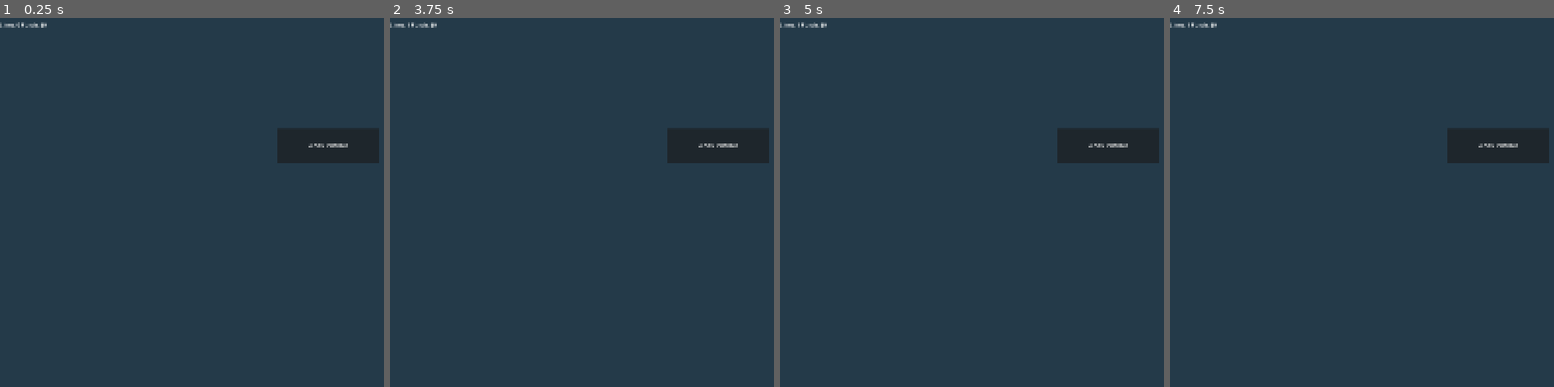
Above: before the commit, frames 1-4 (left to right).
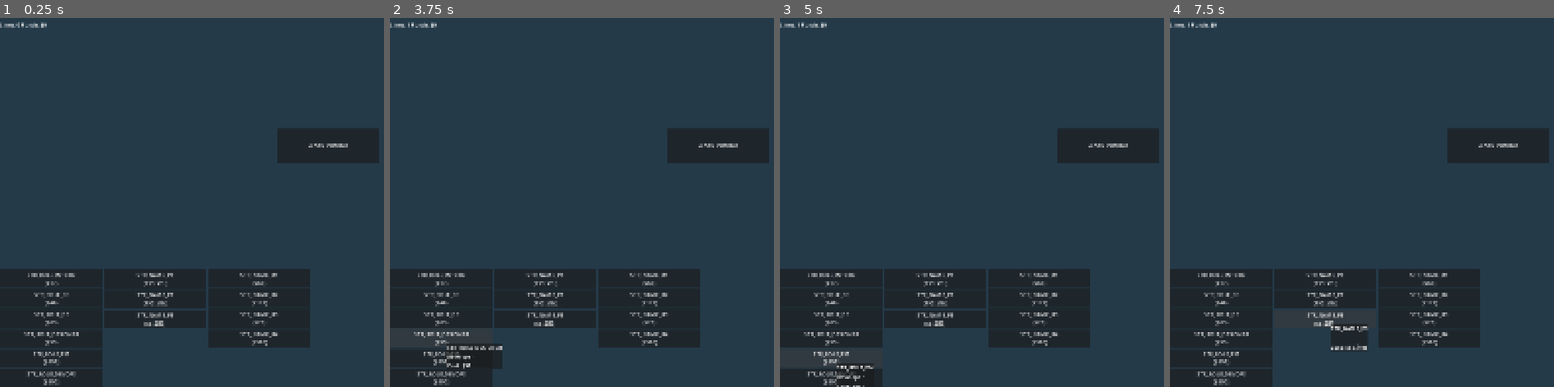
Above: after the commit, the same moments.

Repository: oterma39/devstim
Game: Godot game, scene res://tscn/main/Main.tscn
The game is run twice, just before and just after one commit, with the same random seed, the same clock (stepped at 60 frames per second) and the same inputs.
Inputs (mouse positions are in pixels of both pictures, inside the frame that each line leads up to):
- Up to frame 1 (0.25 s): no input
- Up to frame 2 (3.75 s): click "WORK CODING" at 0.5 s; click (439, 279) at 1.25 s, where only the run after the commit has a clickable "STR_ROLE_INTERN ($17)"; click (439, 298) at 2 s, where only the run after the commit has a clickable "STR_ROLE_FE ($46)"; click (439, 316) at 2.75 s, where only the run after the commit has a clickable "STR_ROLE_BE ($63)"; click (439, 339) at 3.5 s, where only the run after the commit has a clickable "STR_ROLE_DESIGNER ($93)"
- Up to frame 3 (5 s): click (829, 357) at 4.25 s, where only the run after the commit has a clickable "STR_ROLE_PM ($893)"
- Up to frame 4 (7.5 s): click (1219, 379) at 5 s, where only the run after the commit has a clickable "STR_ROLE_DEVOPS ($590)"; click (1323, 279) at 5.75 s, where only the run after the commit has a clickable "STR_NAME_P1 (133 코드)"; click (1323, 298) at 6.5 s, where only the run after the commit has a clickable "STR_NAME_P2 (392 코드)"; click (1323, 320) at 7.25 s, where only the run after the commit has a clickable "STR_NAME_P3 (55 코드)"

The runs differ from the first frame. In frame 1, 16% of the frame differs, in the area x 0-81%, y 68-100%; in frame 2, 16%; in frame 3, 15%; in frame 4, 16%.

Commit message:
버그수정중

Diff:
--- a/client/data/GameData - Items.csv
+++ b/client/data/GameData - Items.csv
@@ -1,5 +1,6 @@
 Category,Item_ID,Name_Key,Desc_Key,Korean (ko),English (en),Japanese (ja),Base_Cost,Growth_Rate (r),Effect_Value,Icon_Path
 Staff,신입_엔지니어,STR_ROLE_INTERN,STR_DESC_INTERN,인턴 (엔지니어),Intern,インターン,15,0.14,0.5 IPS,res://icons/s_intern.png
+Staff,숙련_프론트엔드,STR_ROLE_FE,STR_DESC_FE,프론트엔드,Front-end,フロントエンド,40,0.15,1.5 IPS,res://icons/s_frontend.png
 Staff,숙련_백엔드,STR_ROLE_BE,STR_DESC_BE,백엔드,Back-end,バックエンド,55,0.15,2.0 IPS,res://icons/s_backend.png
 Staff,베테랑_디자이너,STR_ROLE_DESIGNER,STR_DESC_DESIGNER,UI/UX 디자인,UI/UX Design,UI/UXデザイン,80,0.16,3.2 IPS,res://icons/s_designer.png
 Staff,미들급_기획자,STR_ROLE_PM,STR_DESC_PM,프로덕트 매니저,PM,PM,750,0.19,26.0 IPS,res://icons/s_pm.png
--- a/client/project.godot
+++ b/client/project.godot
@@ -22,6 +22,7 @@
 
 GameState="*uid://v7u0x2yo0wdv"
 Events="*uid://dods2pu4fposi"
+EconomyManager="*uid://cr1o4l1shju0k"
 
 [display]
 
--- a/client/src/core/BaseItem.gd
+++ b/client/src/core/BaseItem.gd
@@ -5,11 +5,12 @@
 	LINES,       # 코드 줄 소모
 	BOTH         # 둘 다 소모
 }
+@export var id: String = ""
 @export var description: String # 이 부분이 빠져 있으면 에러가 발생합니다.
 @export var item_name: String
 @export var base_cost: float # 기본 가격 (또는 기본 수치)
 @export var purchase_type: PurchaseType = PurchaseType.FUNDS # 구입 타입 기본값 지정
-
+@export var level: int = 1
 
 # 아이템의 구매 가능 여부를 체크하는 공통 함수
 func can_afford() -> bool:
--- a/client/src/core/EconomyManager.gd
+++ b/client/src/core/EconomyManager.gd
@@ -39,14 +39,14 @@
 		var base_cost = float(line[7]) if line.size() > 7 and line[7].is_valid_float() else 0.0
 
 		var item_data = {
-			"category": category,
-			"item_id": item_id,
-			"name_key": name_key,
-			"desc_key": desc_key,
-			"base_cost": base_cost,
-			"growth_rate": float(line[8]) if line.size() > 8 else 0.1,
-			"effect_value": line[9] if line.size() > 9 else "",
-			"icon_path": line[10] if line.size() > 10 else ""
+			"Category": category,
+			"Item_id": item_id,
+			"Name_key": name_key,
+			"Desc_key": desc_key,
+			"Base_cost": base_cost,
+			"Growth_rate": float(line[8]) if line.size() > 8 else 0.1,
+			"Effect_value": line[9] if line.size() > 9 else "",
+			"Icon_path": line[10] if line.size() > 10 else ""
 		}
 
 		# 2. Key(item_id)를 명확하게 지정하여 저장
@@ -56,7 +56,6 @@
 	print("  [성공] CSV 아이템 데이터 로드 완료, 최종 개수: ", count)
 	print("  [데이터] 저장된 items_db 키 목록: ", items_db.keys())
 
-	# 데이터를 다 읽은 후 신호 발생
 	emit_signal("items_loaded")
 
 # 3. 스태프 이름 데이터 로드
@@ -109,4 +108,9 @@
 		return 0.0
 
 	var item = items_db[item_id]
-	return calculate_cost(item.base_cost, item.growth_rate, current_level)
+
+	# [수정 포인트] 딕셔너리 형태의 데이터에 맞게 키("Base_cost", "Growth_rate")를 가져오도록 수정
+	var base_cost = float(item.get("Base_cost", 0.0))
+	var growth_rate = float(item.get("Growth_rate", 0.1))
+
+	return calculate_cost(base_cost, growth_rate, current_level)
--- a/client/src/core/Main.gd
+++ b/client/src/core/Main.gd
@@ -1,21 +1,20 @@
 # res://src/core/Main.gd
 extends Node
 
-# 1. 상점 버튼 씬 미리 불러오기
 const SHOP_BUTTON_SCENE = preload("res://src/ui/ShopButton.tscn")
 const TooltipScript = preload("res://src/ui/Tooltip.gd")
 
-# 2. 버튼들이 들어갈 컨테이너 연결
 @onready var staff_container = $UI/Root/ShopArea/Staffs
 @onready var upgrade_container = $UI/Root/ShopArea/Upgrade
 @onready var project_container = $UI/Root/ShopArea/Projects
 
-# 현재 상태 UI
 @onready var funds_label = $UI/Root/HUD/TopBar/FundsLabel
 @onready var lines_label = $UI/Root/HUD/TopBar/LinesLabel
 @onready var work_button = $UI/Root/WorkArea/CodingButton
 
 func _ready():
+	print("--- Main.gd의 _ready()가 실행되었습니다! ---") # 👈 이 로그가 찍히는지 확인
+
 	if not GameState.funds_changed.is_connected(_on_funds_changed):
 		GameState.funds_changed.connect(_on_funds_changed)
 
@@ -27,13 +26,16 @@
 
 	var economy_manager = get_tree().root.get_node_or_null("EconomyManager")
 	if economy_manager:
-		# 1. 데이터가 모두 준비되었을 때 1번만 _setup_shop()을 실행하도록 시그널 연결
 		if not economy_manager.is_connected("items_loaded", _setup_shop):
 			economy_manager.items_loaded.connect(_setup_shop)
 
-		# 2. 데이터 로드 시작
 		economy_manager.load_items("res://data/GameData - Items.csv")
 		economy_manager.load_staff_names("res://data/GameData - StaffNames.csv")
+
+		if economy_manager.items_db.size() > 0:
+			call_deferred("_setup_shop")
+	else:
+		print("❌ [에러] EconomyManager를 찾지 못했습니다.")
 
 	if work_button and not work_button.pressed.is_connected(_on_work_button_pressed):
 		work_button.pressed.connect(_on_work_button_pressed)
@@ -59,10 +61,6 @@
 	var upgrade_template = load("res://resources/template_upgrade.tres")
 	var project_template = load("res://resources/template_project.tres")
 
-	print("   [템플릿] 스태프: ", "존재함" if staff_template else "❌ 없음")
-	print("   [템플릿] 업그레이드: ", "존재함" if upgrade_template else "❌ 없음")
-	print("   [템플릿] 프로젝트: ", "존재함" if project_template else "❌ 없음")
-
 	_clear_container(staff_container)
 	_clear_container(upgrade_container)
 	_clear_container(project_container)
@@ -72,7 +70,9 @@
 
 	for item_id in item_keys:
 		var item_data = economy_manager.items_db[item_id]
-		var category = str(item_data.get("category", "")).strip_edges().to_lower()
+
+		# [수정 포인트] 딕셔너리 키("Category")를 명시적으로 조회하도록 수정
+		var category = str(item_data.get("Category", "")).strip_edges().to_lower()
 
 		var data_instance = null
 		var container = null
@@ -94,8 +94,8 @@
 
 		if data_instance and container:
 			data_instance.id = item_id
-			data_instance.item_name = item_data.get("name_key", "")
-			data_instance.base_cost = item_data.get("base_cost", 0.0)
+			data_instance.item_name = item_data.get("Name_key", "")
+			data_instance.base_cost = item_data.get("Base_cost", 0.0)
 
 			print("      -> [생성 시도] 아이템 ID: ", item_id)
 			var btn = SHOP_BUTTON_SCENE.instantiate()
--- a/client/src/ui/ShopButton.gd
+++ b/client/src/ui/ShopButton.gd
@@ -4,49 +4,43 @@
 
 var data: BaseItem
 
-# EconomyManager 오토로드 참조
 @onready var economy_manager = get_node("/root/EconomyManager")
 
 func setup(p_data: BaseItem):
 	data = p_data
 	pivot_offset = size / 2
 
-	# 마우스 진입 시 툴팁 표시 시그널 전송
 	if not mouse_entered.is_connected(_on_mouse_entered_tooltip):
 		mouse_entered.connect(_on_mouse_entered_tooltip)
 	if not mouse_exited.is_connected(_on_mouse_exited_tooltip):
 		mouse_exited.connect(_on_mouse_exited_tooltip)
 	_update_ui()
 
-# --- 1. UI 업데이트 함수 (다국어 tr() 적용) ---
+# res://src/ui/ShopButton.gd
+# res://src/ui/ShopButton.gd
 func _update_ui():
 	if data:
 		var translated_name = tr(data.item_name)
-
-		var identifier = ""
-		if "id" in data:
-			identifier = data.id
-		elif "item_id" in data:
-			identifier = data.item_id
-		else:
-			identifier = data.item_name
-
-		# [추가] 어떤 아이템이 넘어오는지 출력하여 확인합니다.
-		print("--- UI 업데이트 중 ---")
-		print("item_name: ", data.item_name)
-		print("결정된 identifier: ", identifier)
+		var identifier = data.id if "id" in data else (data.item_id if "item_id" in data else data.item_name)
 
 		var cost = 0.0
 		if economy_manager:
-			cost = economy_manager.get_next_cost(identifier, 1)
-			print("계산된 비용: ", cost) # 비용 계산 결과 확인
+			var current_level = data.level if "level" in data else 1
 
+			# 현재 레벨(1)에 해당하는 정확한 구매 비용 계산
+			var raw_cost = economy_manager.get_next_cost(identifier, current_level)
+			cost = int(round(raw_cost))
+
+			print("--- [UI 업데이트] ---")
+			print("이름: ", data.item_name)
+			print("결정된 ID: ", identifier)
+			print("현재 비용: ", cost)
+
+		# 현재 구매해야 하는 가격만 표시
 		if get_parent().name == "Projects":
-			text = "%s\n(%.0f 코드)" % [translated_name, cost]
+			text = "%s\n(%d 코드)" % [translated_name, cost]
 		else:
-			text = "%s\n($%.0f)" % [translated_name, cost]
-
-
+			text = "%s\n($%d)" % [translated_name, cost]
 
 func _on_mouse_entered_tooltip() -> void:
 	if data:
@@ -55,45 +49,56 @@
 func _on_mouse_exited_tooltip() -> void:
 	Events.hide_tooltip.emit()
 
-# --- 3. 통합 _pressed 로직 (로그 및 구입 처리) ---
+# res://src/ui/ShopButton.gd
+
 func _pressed() -> void:
-	# 클릭 애니메이션
 	var tw = create_tween()
 	tw.set_trans(Tween.TRANS_BACK).set_ease(Tween.EASE_OUT)
 	tw.tween_property(self, "scale", Vector2(0.9, 0.9), 0.05)
 	tw.tween_property(self, "scale", Vector2(1.0, 1.0), 0.1)
 
 	if not data:
-		print("에러: 데이터가 없습니다.")
 		return
 
-	# 구입 타입에 따른 유연한 분기
+	var identifier = data.id if "id" in data else (data.item_id if "item_id" in data else data.item_name)
+
 	match data.purchase_type:
 		BaseItem.PurchaseType.LINES:
-			if data.can_afford():
+			var required_cost = int(round(economy_manager.get_next_cost(identifier, 1)))
+			var current_lines = GameState.uncommitted_lines
+
+			if current_lines >= required_cost:
+				var before_lines = current_lines
 				data.apply_effect()
-				print("구입 성공 (코드 소모)")
+				GameState.uncommitted_lines = before_lines - required_cost
+				var after_lines = GameState.uncommitted_lines
 
-				# [수정 포인트] Category가 Staff(직원)인 경우에만 직원 이름 로직을 실행하도록 변경
-				var identifier = data.id if "id" in data else data.item_name
-				var item_data = economy_manager.items_db.get(identifier)
-
-				# 카테고리가 'Staff'일 때만 아래 코드가 실행됩니다.
-				if item_data and item_data["category"] == "Staff":
-					var staff_name = economy_manager.get_unique_staff_name()
-					print("고용한 스태프 이름: ", staff_name["name_kr"])
+				print("--- [구입 완료 - 코드] ---")
+				print("구입 전 코드: %d | 지불할 코드: %d | 차감 후 코드: %d" % [before_lines, required_cost, after_lines])
 
 				_update_ui()
 			else:
 				print("구입 실패: 코드가 부족합니다.")
 
+		# res://src/ui/ShopButton.gd
+		# res://src/ui/ShopButton.gd
+
 		BaseItem.PurchaseType.FUNDS:
-			if GameState.funds >= data.base_cost: # 추후 필요시 get_next_cost로 변경 가능
+			var required_cost = int(round(economy_manager.get_next_cost(identifier, 1)))
+			var current_funds = int(round(GameState.funds))
+
+			if current_funds >= required_cost:
+				var before_funds = current_funds
+
+				GameState.funds = before_funds - required_cost
 				data.apply_effect()
-				print("구입 성공 (자금 소모)")
+
+				# 🔥 [수정 포인트] 구매 후 레벨을 1 증가시켜 다음 레벨 비용이 오르도록 처리
+				data.level = (data.level if "level" in data else 1) + 1
+
+				var after_funds = int(round(GameState.funds))
+
+				print("--- [구입 완료 - 자금] ---")
+				print("구입 전 자금: %d | 지불할 자금: %d | 차감 후 자금: %d" % [before_funds, required_cost, after_funds])
+
 				_update_ui()
-			else:
-				print("구입 실패: 자금이 부족합니다.")
-
-		BaseItem.PurchaseType.BOTH:
-			pass
--- a/client/src/ui/Tooltip.gd
+++ b/client/src/ui/Tooltip.gd
@@ -6,12 +6,16 @@
 @onready var desc_label = $Panel/VBox/Desc
 @onready var cost_label = $Panel/VBox/Cost
 
+@onready var economy_manager = get_node_or_null("/root/EconomyManager")
+
 var current_tween: Tween
-var hide_timer: SceneTreeTimer # 지연 시간을 위한 타이머 변수
+var hide_timer: SceneTreeTimer
 
 func _ready() -> void:
 	visible = false
 	modulate.a = 0.0
+
+	# 툴팁이 마우스 이벤트를 방해하지 않으면서 렌더링되도록 설정
 	mouse_filter = Control.MOUSE_FILTER_IGNORE
 
 	if has_node("/root/Events"):
@@ -22,28 +26,36 @@
 
 func _process(_delta: float) -> void:
 	if visible:
+		# 부드럽게 마우스를 따라오도록 위치 설정
 		global_position = lerp(global_position, get_global_mouse_position() + Vector2(16, 16), 0.3)
 
 func _on_show_tooltip(item_data) -> void:
 	if not item_data:
 		return
 
-	# 1. 끄기 위해 대기하던 타이머가 있다면 취소 (이벤트가 덮어씌워짐)
 	if hide_timer and hide_timer.time_left > 0:
-		hide_timer = null # 타이머 참조 해제
+		hide_timer = null
 
 	if current_tween and current_tween.is_running():
 		current_tween.kill()
 
-	# 2. 텍스트 즉시 갱신
 	title_label.text = tr(item_data.item_name)
 	desc_label.text = tr(item_data.description)
 
+	var identifier = item_data.id if "id" in item_data else (item_data.item_id if "item_id" in item_data else item_data.item_name)
+	var current_level = item_data.level if "level" in item_data else 1
+
+	var cost = 0.0
+	if economy_manager:
+		var raw_cost = economy_manager.get_next_cost(identifier, current_level)
+		cost = int(round(raw_cost)) # 동일한 사사오입 적용
+
 	if item_data.purchase_type == 0:
-		cost_label.text = "Cost: %s Lines" % str(item_data.base_cost)
+		cost_label.text = "Cost: $%d" % cost
 	else:
-		cost_label.text = "Cost: $%s" % str(item_data.base_cost)
-	# 툴팁이 켜지기 전에 마우스 위치로 위치를 즉시 초기화하여 좌상단 잔상 방지
+		cost_label.text = "Cost: %d Lines" % cost
+
+	# 위치 초기화
 	global_position = get_global_mouse_position() + Vector2(16, 16)
 
 	visible = true
@@ -54,13 +66,11 @@
 	current_tween.tween_property(self, "modulate:a", 1.0, 0.05)
 
 func _on_hide_tooltip() -> void:
-	# 3. 즉시 끄지 않고 0.05초의 여유(유예 시간)를 둡니다.
 	hide_timer = get_tree().create_timer(0.05)
 	await hide_timer.timeout
 
-	# 유예 시간(0.05초)이 지난 후에도 여전히 다른 버튼이 안 눌렸을 때만 툴팁을 끕니다.
 	if hide_timer == null:
-		return # 다른 버튼으로 넘어가서 타이머가 무효화된 경우
+		return
 
 	var tween = create_tween()
 	tween.tween_property(self, "modulate:a", 0.0, 0.05)
